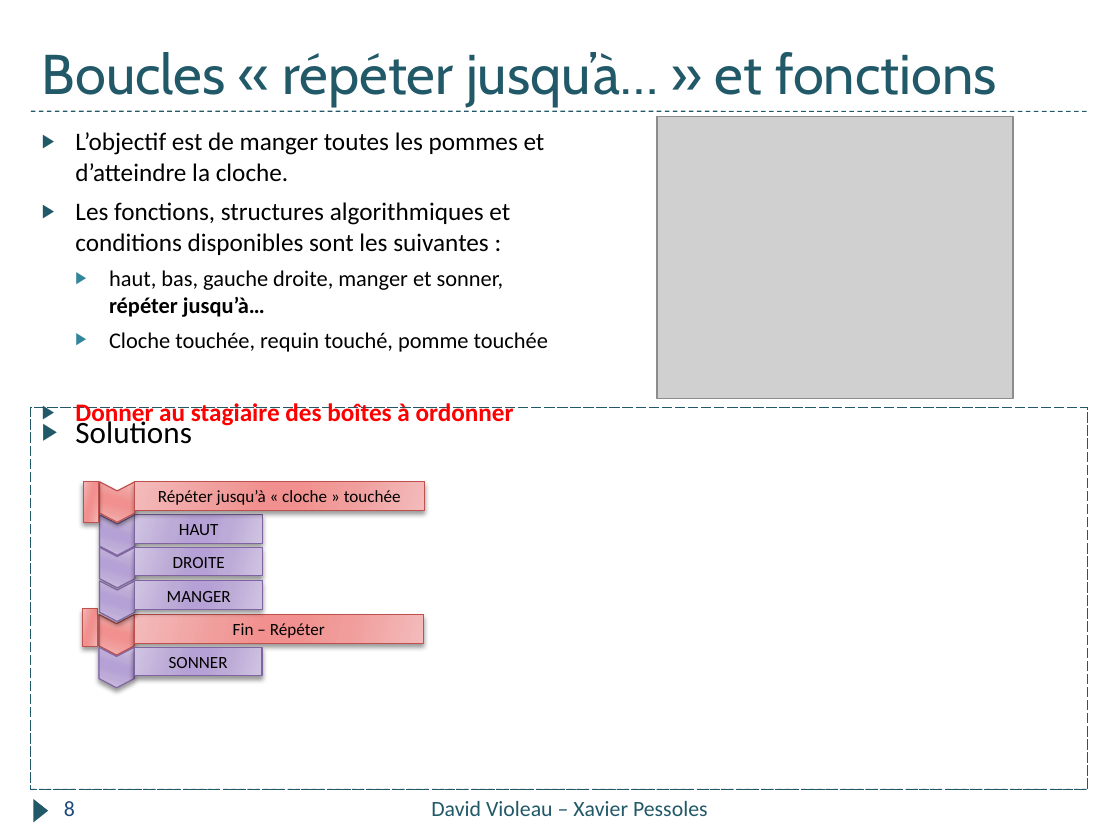
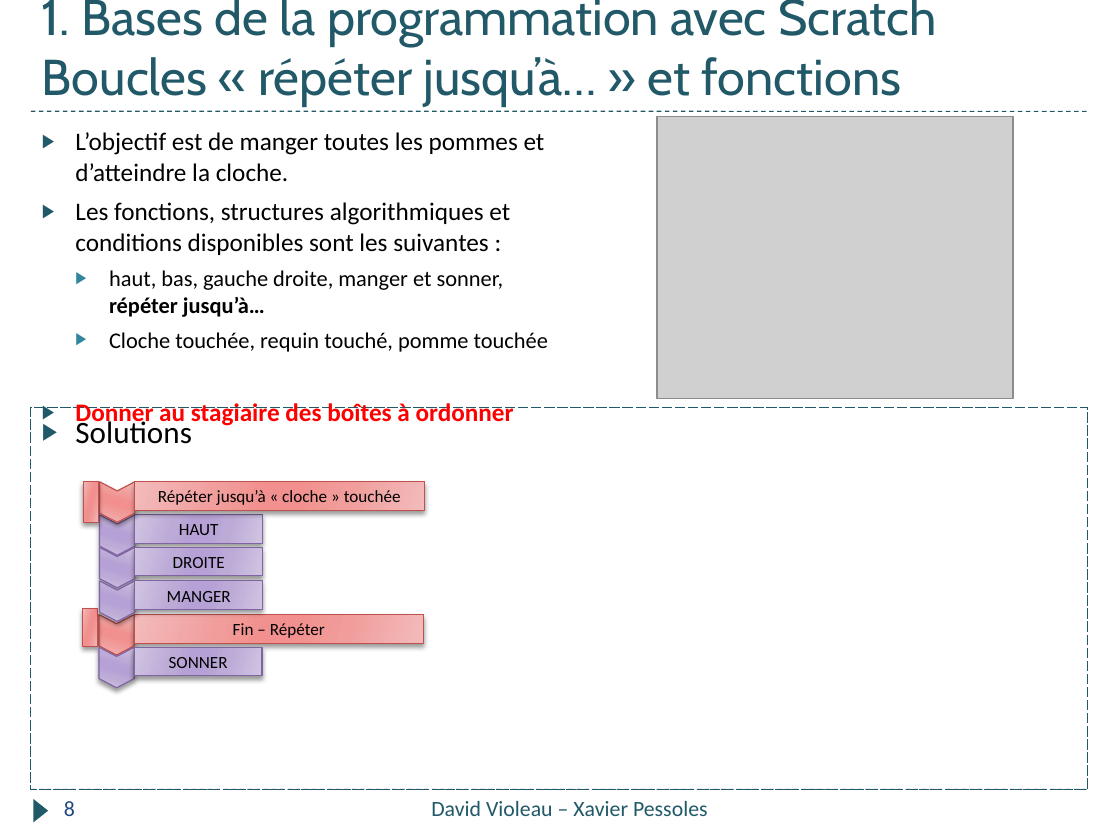
Before and after one commit to xpessoles/Informatique_College, a slide deck: slide 8 of Formation_2018/Quizz_Pomme/Quizz_Pomme.pptx. Drawn at 1120x840 pixels with LibreOffice and Linux fonts; fonts in the diff are those of the drawing; grey boxes stand for pictures. Boxes give left, top, right and bottom in pixels: in the first picture for what was removed or moved away, otherwise in the second. Text is boxed around its words. In the diff, an @@ line names an element or a change of style, - is before the commit and + after.

```diff
--- a/Formation_2018/Quizz_Pomme/Quizz_Pomme.pptx
+++ b/Formation_2018/Quizz_Pomme/Quizz_Pomme.pptx
@@ title at box(42, 0, 937, 106): text changed; size 36 to 32.4 pt @@
-Boucles « répéter jusqu’à… » et fonctions
+1. Bases de la programmation avec Scratch
+Boucles « répéter jusqu’à… » et fonctions
```
Also in this commit, not shown: 10 other slides changed, 1 slide added, 1 other file.
